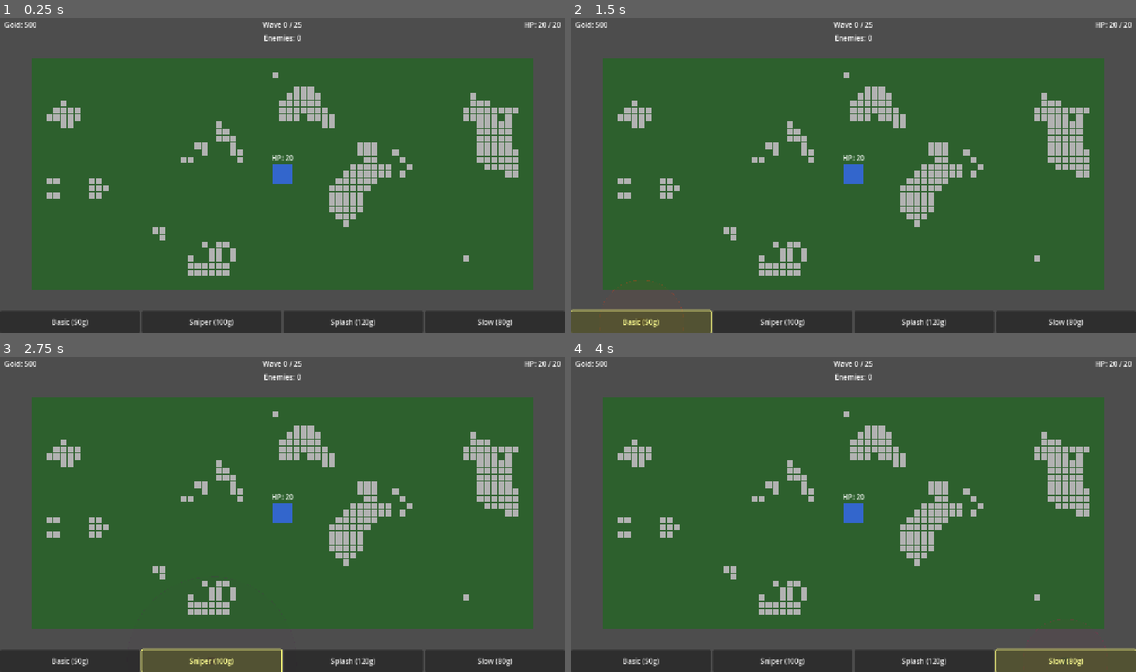
Above: before the commit, frames 1-4 (two rows, left to right).
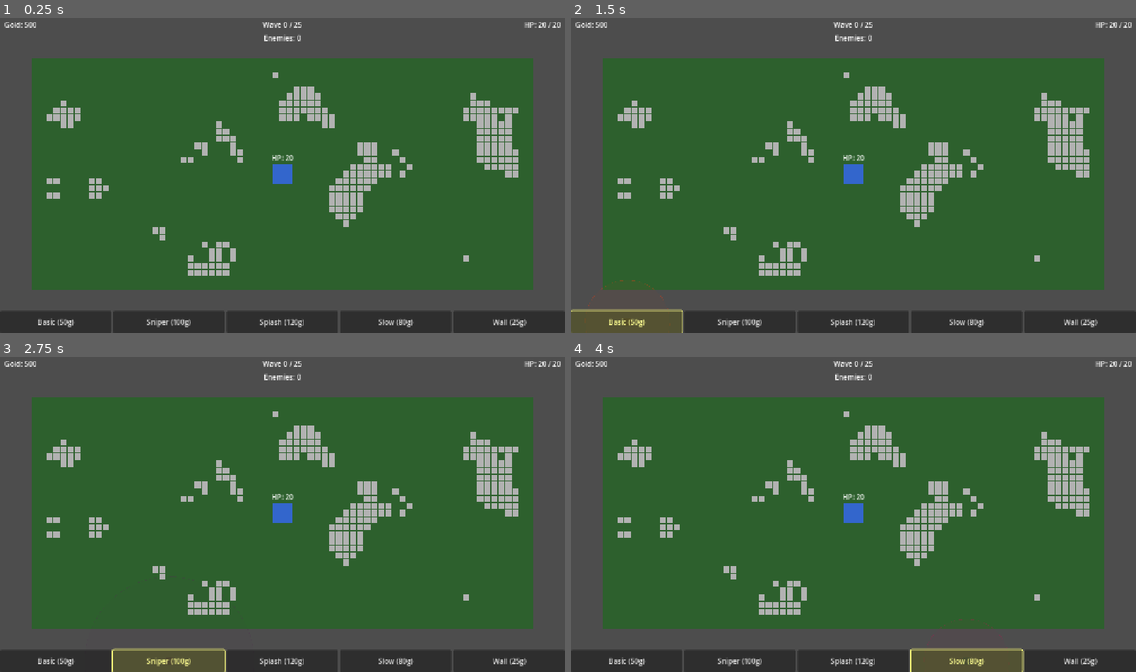
Above: after the commit, the same moments.

Repository: 3dw4rd1/OC_Tower_defense
Game: Godot game, scene res://scenes/levels/main.tscn
Two runs of this game, one before a commit and one after it. Both use one fixed random seed, a clock stepped at 60 frames per second and the inputs below.
Inputs (mouse positions are in pixels of both pictures, inside the frame that each line leads up to):
- Up to frame 1 (0.25 s): no input
- Up to frame 2 (1.5 s): click (1079, 320) at 0.5 s, where only the run after the commit has a clickable "Wall (25g)"; click "Basic (50g)" at 1.25 s
- Up to frame 3 (2.75 s): click "Sniper (100g)" at 2 s
- Up to frame 4 (4 s): click "Splash (120g)" at 2.75 s; click "Slow (80g)" at 3.5 s

The runs differ from the first frame. In frame 1, 0.9% of the frame differs, in the area x 6-94%, y 93-100%; in frame 2, 1.3%; in frame 3, 1.9%; in frame 4, 3.3%, in the area x 6-100%, y 83-100%.

Commit message:
feat: add Wall tower (passive obstacle, 25g, max 20)

Diff:
--- /dev/null
+++ b/game/scenes/towers/TowerWall.tscn
@@ -0,0 +1,21 @@
+[gd_scene load_steps=3 format=3 uid="uid://btowerwall001"]
+
+[ext_resource type="Script" path="res://scripts/towers/tower_wall.gd" id="1_wall"]
+
+[sub_resource type="RectangleShape2D" id="RectangleShape2D_1"]
+size = Vector2(14, 14)
+
+[node name="TowerWall" type="Node2D"]
+script = ExtResource("1_wall")
+
+[node name="StaticBody2D" type="StaticBody2D" parent="."]
+
+[node name="ColorRect" type="ColorRect" parent="StaticBody2D"]
+offset_left = -7.0
+offset_top = -7.0
+offset_right = 7.0
+offset_bottom = 7.0
+color = Color(0.45, 0.45, 0.45, 1.0)
+
+[node name="CollisionShape2D" type="CollisionShape2D" parent="StaticBody2D"]
+shape = SubResource("RectangleShape2D_1")
--- a/game/scenes/ui/hud.tscn
+++ b/game/scenes/ui/hud.tscn
@@ -65,6 +65,10 @@
 [node name="SlowBtn" type="Button" parent="TowerPanel"]
 size_flags_horizontal = 3
 text = "Slow (80g)"
+
+[node name="WallBtn" type="Button" parent="TowerPanel"]
+size_flags_horizontal = 3
+text = "Wall (25g)"
 
 [node name="GameOverOverlay" type="Control" parent="."]
 visible = false
@@ -134,5 +138,6 @@
 [connection signal="pressed" from="TowerPanel/SniperBtn" to="." method="_on_sniper_button_pressed"]
 [connection signal="pressed" from="TowerPanel/SplashBtn" to="." method="_on_splash_button_pressed"]
 [connection signal="pressed" from="TowerPanel/SlowBtn" to="." method="_on_slow_button_pressed"]
+[connection signal="pressed" from="TowerPanel/WallBtn" to="." method="_on_wall_button_pressed"]
 [connection signal="pressed" from="GameOverOverlay/RestartButton" to="." method="_on_restart_button_pressed"]
 [connection signal="pressed" from="VictoryOverlay/RestartButton" to="." method="_on_restart_button_pressed"]
--- a/game/scripts/levels/game_map.gd
+++ b/game/scripts/levels/game_map.gd
@@ -10,6 +10,7 @@
 	"sniper": "res://scenes/towers/TowerSniper.tscn",
 	"splash": "res://scenes/towers/TowerSplash.tscn",
 	"slow":   "res://scenes/towers/TowerSlow.tscn",
+	"wall":   "res://scenes/towers/TowerWall.tscn",
 }
 
 const TOWER_COSTS: Dictionary = {
@@ -17,7 +18,10 @@
 	"sniper": 100,
 	"splash": 120,
 	"slow":   80,
+	"wall":   25,
 }
+
+const MAX_WALL_TOWERS: int = 20
 
 const BASE_TILE: Vector2i = Vector2i(35, 16)
 
@@ -25,6 +29,7 @@
 var _placed_tiles: Dictionary = {}
 var _towers_container: Node2D = null
 var _preview_tower: Node2D = null
+var _wall_count: int = 0
 
 
 func _ready() -> void:
@@ -88,7 +93,8 @@
 	for child in _preview_tower.get_children():
 		if child is StaticBody2D or child is CharacterBody2D:
 			child.process_mode = Node.PROCESS_MODE_DISABLED
-	_preview_tower.show_range_indicator()
+	if _preview_tower.has_method("show_range_indicator"):
+		_preview_tower.show_range_indicator()
 
 
 func _get_all_collision_shapes(node: Node) -> Array:
@@ -108,6 +114,8 @@
 	if TerrainManager.is_obstacle(tile_pos):
 		return false
 	if _placed_tiles.has(tile_pos):
+		return false
+	if selected_tower_type == "wall" and _wall_count >= MAX_WALL_TOWERS:
 		return false
 	var cost: int = TOWER_COSTS.get(selected_tower_type, 0) as int
 	if GameManager.gold < cost:
@@ -191,6 +199,13 @@
 		else:
 			get_parent().add_child(tower)
 
+	# Track wall count and notify HUD
+	if selected_tower_type == "wall":
+		_wall_count += 1
+		var hud: Node = get_parent().get_node_or_null("HUD")
+		if hud and hud.has_method("update_wall_button"):
+			hud.update_wall_button(_wall_count)
+
 	# Clear selection after successful placement
 	_cancel_selection()
 
--- /dev/null
+++ b/game/scripts/towers/tower_wall.gd
@@ -0,0 +1,2 @@
+extends Node2D
+# Wall tower — passive obstacle only. No attack logic.
--- a/game/scripts/ui/hud.gd
+++ b/game/scripts/ui/hud.gd
@@ -10,11 +10,13 @@
 @onready var _sniper_btn: Button = $TowerPanel/SniperBtn
 @onready var _splash_btn: Button = $TowerPanel/SplashBtn
 @onready var _slow_btn: Button = $TowerPanel/SlowBtn
+@onready var _wall_btn: Button = $TowerPanel/WallBtn
 
 const SELECTED_MODULATE: Color = Color(1.5, 1.5, 0.6, 1.0)
 const NORMAL_MODULATE: Color = Color(1.0, 1.0, 1.0, 1.0)
 
 var _selected_type: String = ""
+var _wall_count: int = 0
 
 
 func _ready() -> void:
@@ -40,6 +42,7 @@
 	_sniper_btn.modulate = SELECTED_MODULATE if tower_type == "sniper" else NORMAL_MODULATE
 	_splash_btn.modulate = SELECTED_MODULATE if tower_type == "splash" else NORMAL_MODULATE
 	_slow_btn.modulate = SELECTED_MODULATE if tower_type == "slow" else NORMAL_MODULATE
+	_wall_btn.modulate = SELECTED_MODULATE if tower_type == "wall" else NORMAL_MODULATE
 
 
 func _on_gold_changed(new_amount: int) -> void:
@@ -86,6 +89,15 @@
 	_select_tower("slow")
 
 
+func _on_wall_button_pressed() -> void:
+	_select_tower("wall")
+
+
+func update_wall_button(count: int) -> void:
+	_wall_count = count
+	_wall_btn.text = "Wall (25g)\n%d/20" % count
+
+
 func _select_tower(tower_type: String) -> void:
 	var game_map: Node = get_parent().get_node_or_null("GameMap")
 	if not game_map:
